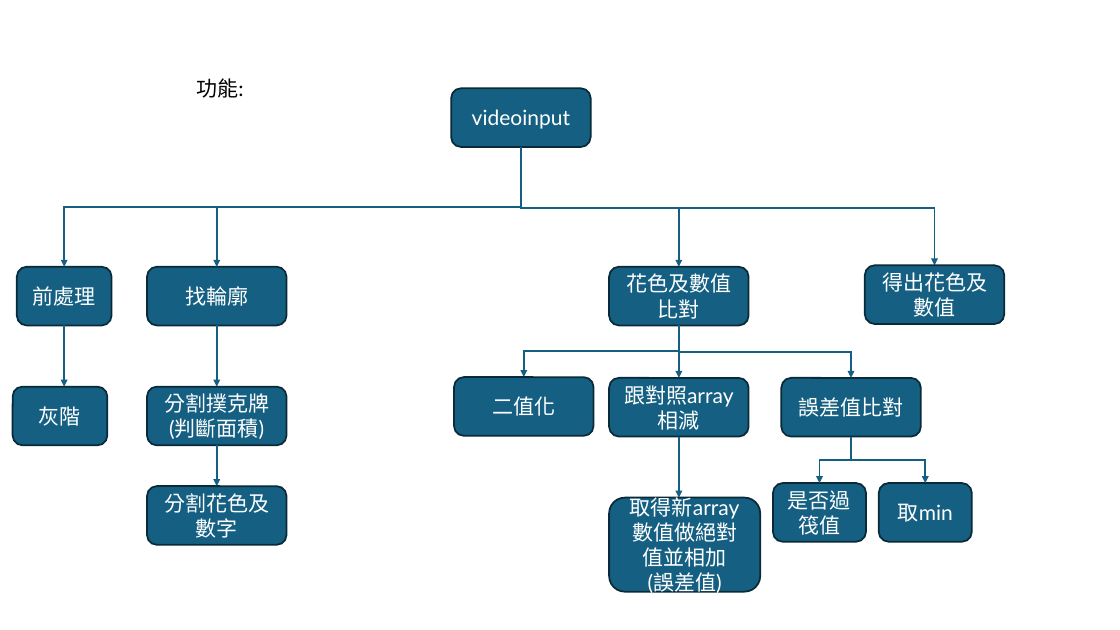
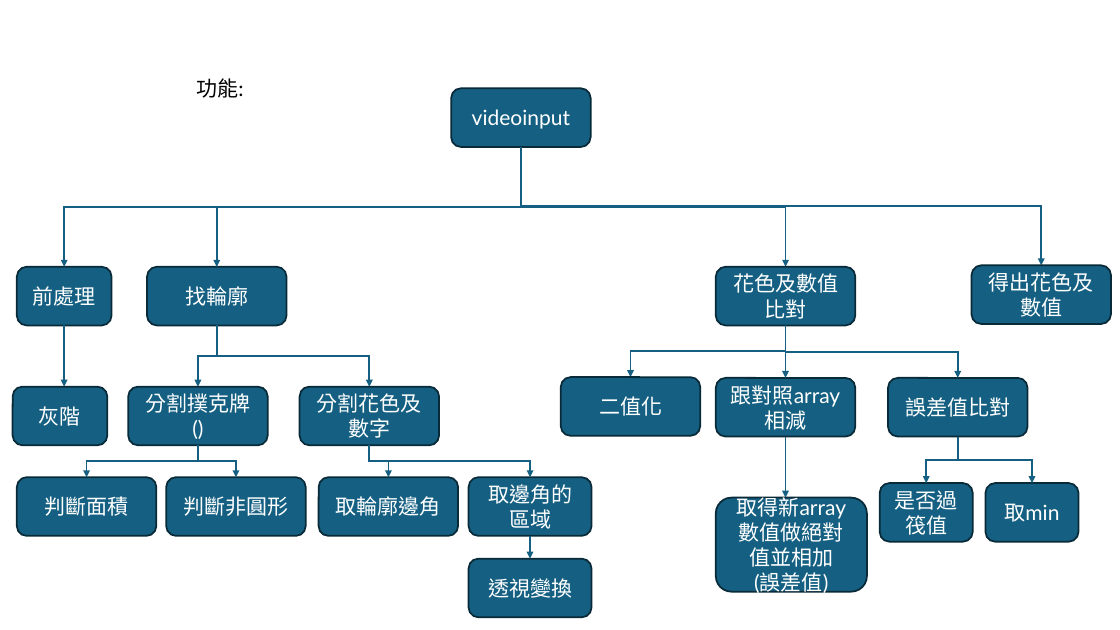
Before and after one commit to kennygnw/poker_detection_endterm, a slide deck: slide 3 of poker.pptx (slide 2 before the commit). Drawn at 1120x630 pixels with LibreOffice and Linux fonts; fonts in the diff are those of the drawing. Boxes give left, top, right and bottom in pixels: in the first picture for what was removed or moved away, otherwise in the second. Text is boxed around its words. In the diff, an @@ line names an element or a change of style, - is before the commit and + after.

Commit message:
update ppt

```diff
--- a/poker.pptx
+++ b/poker.pptx
@@ elbow arrow moved from (521, 147) - (935, 266) to (521, 147) - (1042, 266) @@
@@ elbow arrow moved from (521, 147) - (679, 267) to (521, 147) - (786, 267) @@
@@ elbow arrow moved from (217, 325) - (217, 386) to (217, 325) - (198, 386) @@
@@ elbow arrow added from (217, 325) to (370, 386), #156082 1.5 pt @@
@@ rounded rectangle "分割撲克牌 ()": place and size @@
-rounded rectangle "分割撲克牌 ()" at (147,386,287,445)
+rounded rectangle "分割撲克牌 ()" at (129,386,268,445)
@@ rounded rectangle "分割花色及數字": place and size @@
-rounded rectangle "分割花色及數字" at (147,486,287,545)
+rounded rectangle "分割花色及數字" at (300,386,439,445)
@@ text in rounded rectangle at (145,393,250,413): text changed @@
-分割撲克牌
-(判斷面積)
+分割撲克牌
+()
@@ elbow arrow added from (198, 445) to (87, 477), #156082 1.5 pt @@
@@ elbow arrow moved from (217, 445) - (217, 486) to (198, 445) - (236, 477) @@
@@ elbow arrow added from (370, 445) to (388, 477), #156082 1.5 pt @@
@@ elbow arrow added from (370, 445) to (530, 477), #156082 1.5 pt @@
@@ 8 rounded rectangles, 6 elbow arrows: place and size @@
-8 rounded rectangles, 6 elbow arrows at (455,266,1005,592)
+8 rounded rectangles, 6 elbow arrows at (561,266,1112,592)
@@ rounded rectangle added at (17,477,156,536), fill #156082, outline #092A39 1.5 pt, 18 pt, text #FFFFFF @@
+判斷面積
@@ rounded rectangle added at (166,477,306,536), fill #156082, outline #092A39 1.5 pt, 18 pt, text #FFFFFF @@
+判斷非圓形
@@ rounded rectangle added at (318,477,458,536), fill #156082, outline #092A39 1.5 pt, 18 pt, text #FFFFFF @@
+取輪廓邊角
@@ rounded rectangle added at (469,477,592,536), fill #156082, outline #092A39 1.5 pt, 18 pt, text #FFFFFF @@
+取邊角的區域
@@ elbow arrow added from (530, 536) to (530, 559), #156082 1.5 pt @@
@@ rounded rectangle added at (469,559,592,618), fill #156082, outline #092A39 1.5 pt, 18 pt, text #FFFFFF @@
+透視變換
```
Also in this commit, not shown: 2 slides added.
